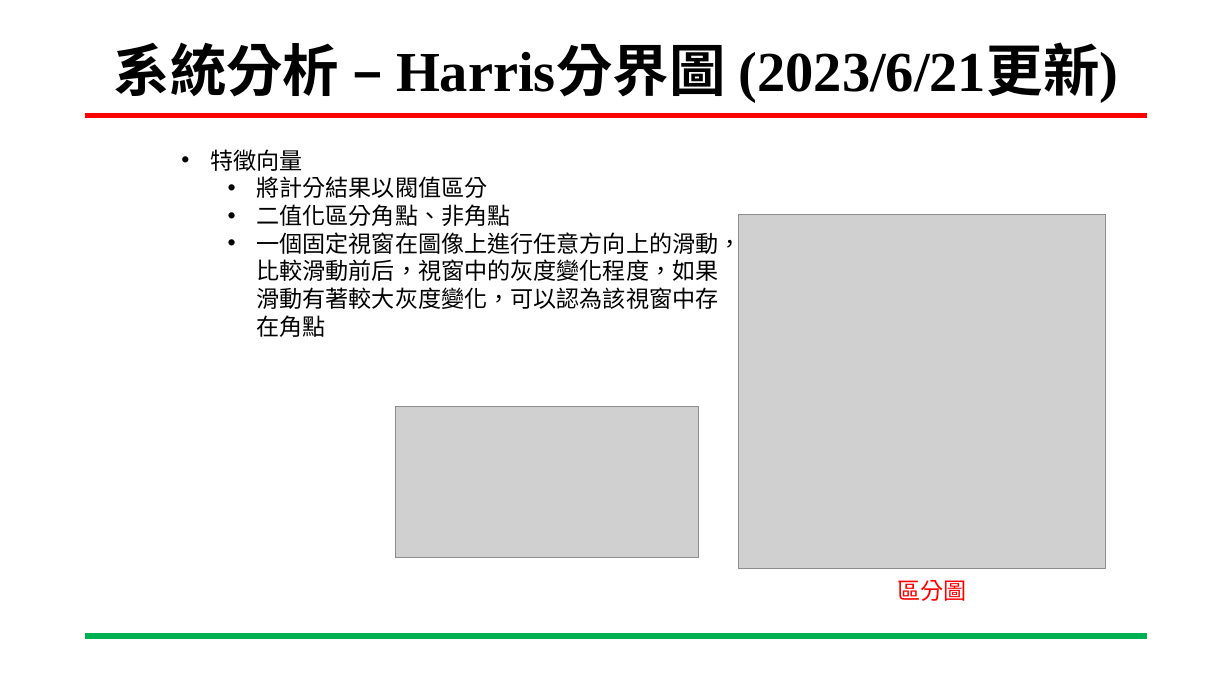
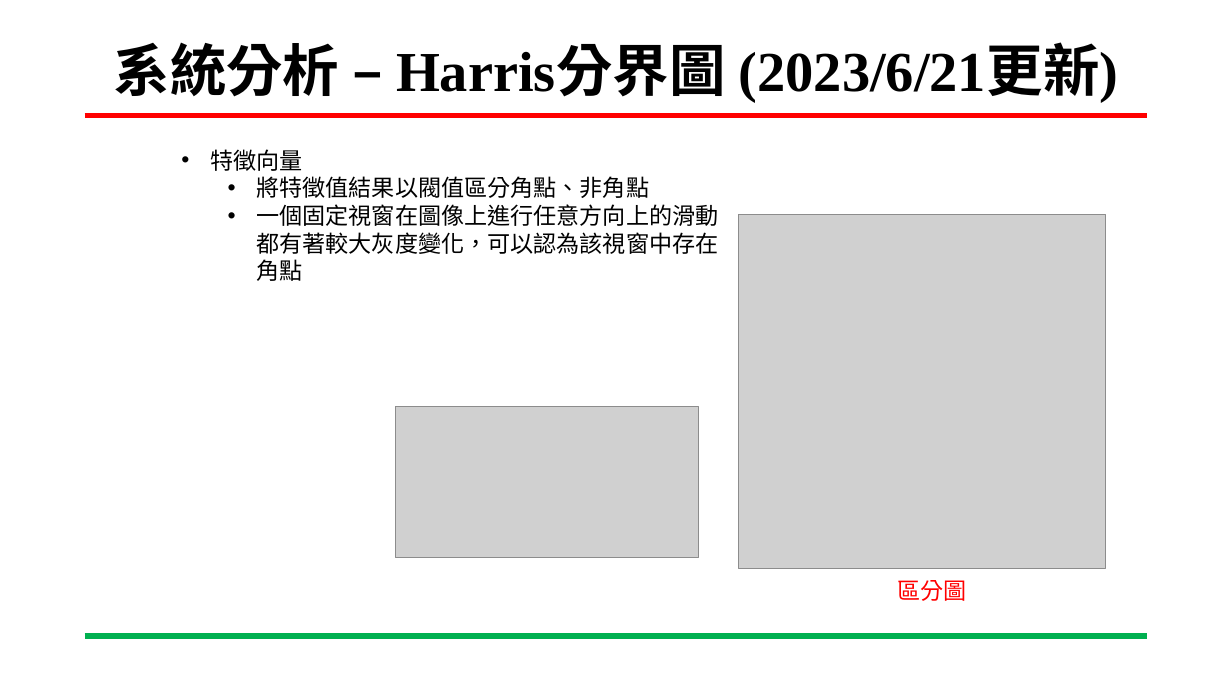
Before and after one commit to ing0331/FPGA, a slide deck: slide 10 of HW9_Harris_BRAM/N06-Tutorial/專案進度報告-Harris_BRAM-吳東穎-20230615.pptx. Drawn at 1232x693 pixels with LibreOffice and Linux fonts; fonts in the diff are those of the drawing; grey boxes stand for pictures; background and template pictures are left out. Boxes give left, top, right and bottom in pixels: in the first picture for what was removed or moved away, otherwise in the second. Text is boxed around its words. In the diff, an @@ line names an element or a change of style, - is before the commit and + after.

```diff
--- a/HW9_Harris_BRAM/N06-Tutorial/專案進度報告-Harris_BRAM-吳東穎-20230615.pptx
+++ b/HW9_Harris_BRAM/N06-Tutorial/專案進度報告-Harris_BRAM-吳東穎-20230615.pptx
@@ text at box(256, 176, 718, 281): text changed @@
-    • 將計分結果以閥值區分
-    • 二值化區分角點、非角點
-    • 一個固定視窗在圖像上進行任意方向上的滑動，比較滑動前后，視窗中的灰度變化程度，如果滑動有著較大灰度變化，可以認為該視窗中存在角點
+    • 將特徵值結果以閥值區分角點、非角點
+    • 一個固定視窗在圖像上進行任意方向上的滑動都有著較大灰度變化，可以認為該視窗中存在角點
```
Also in this commit, not shown: 17 other slides changed, 3 slides added, 3 slides removed, 3 other files.
